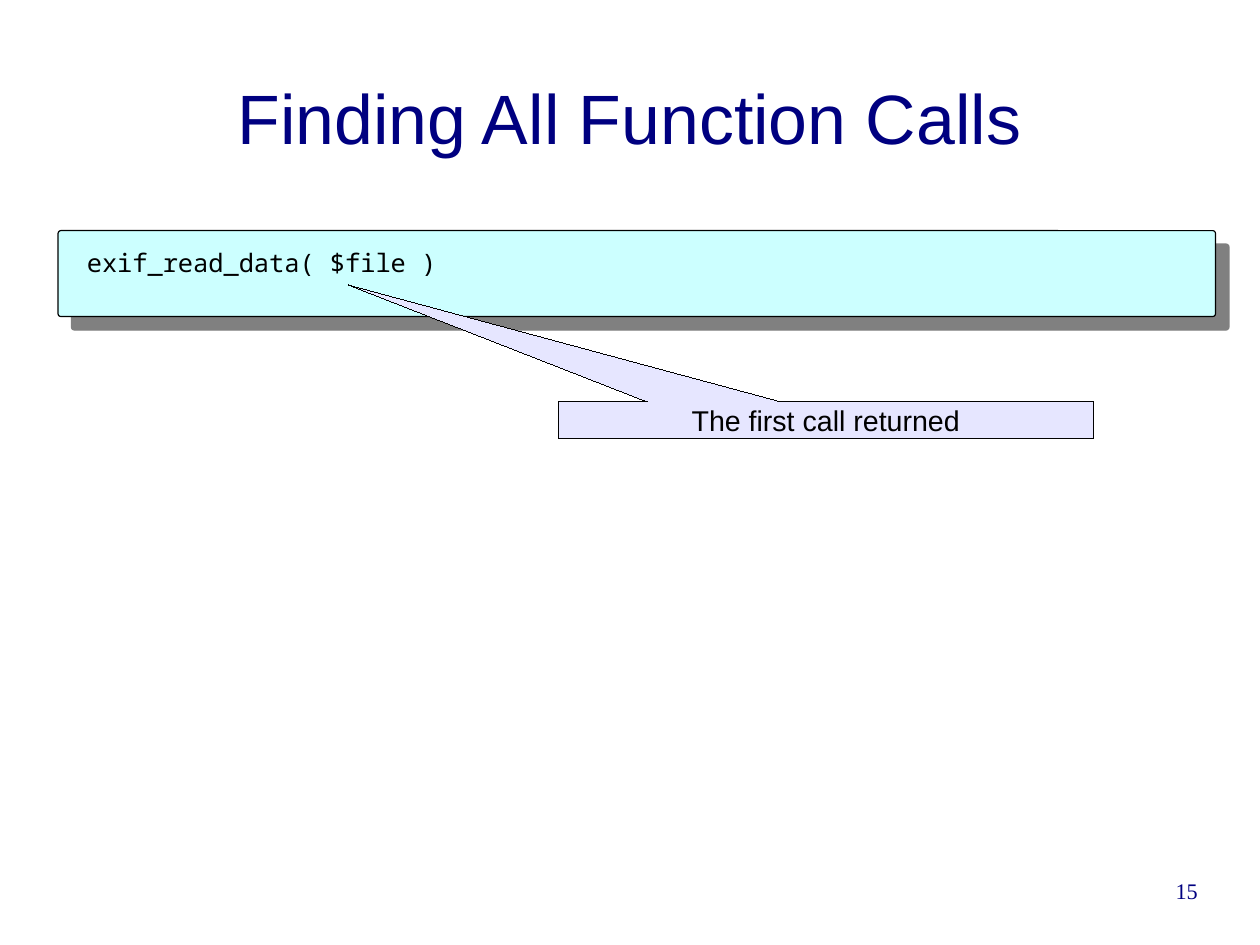
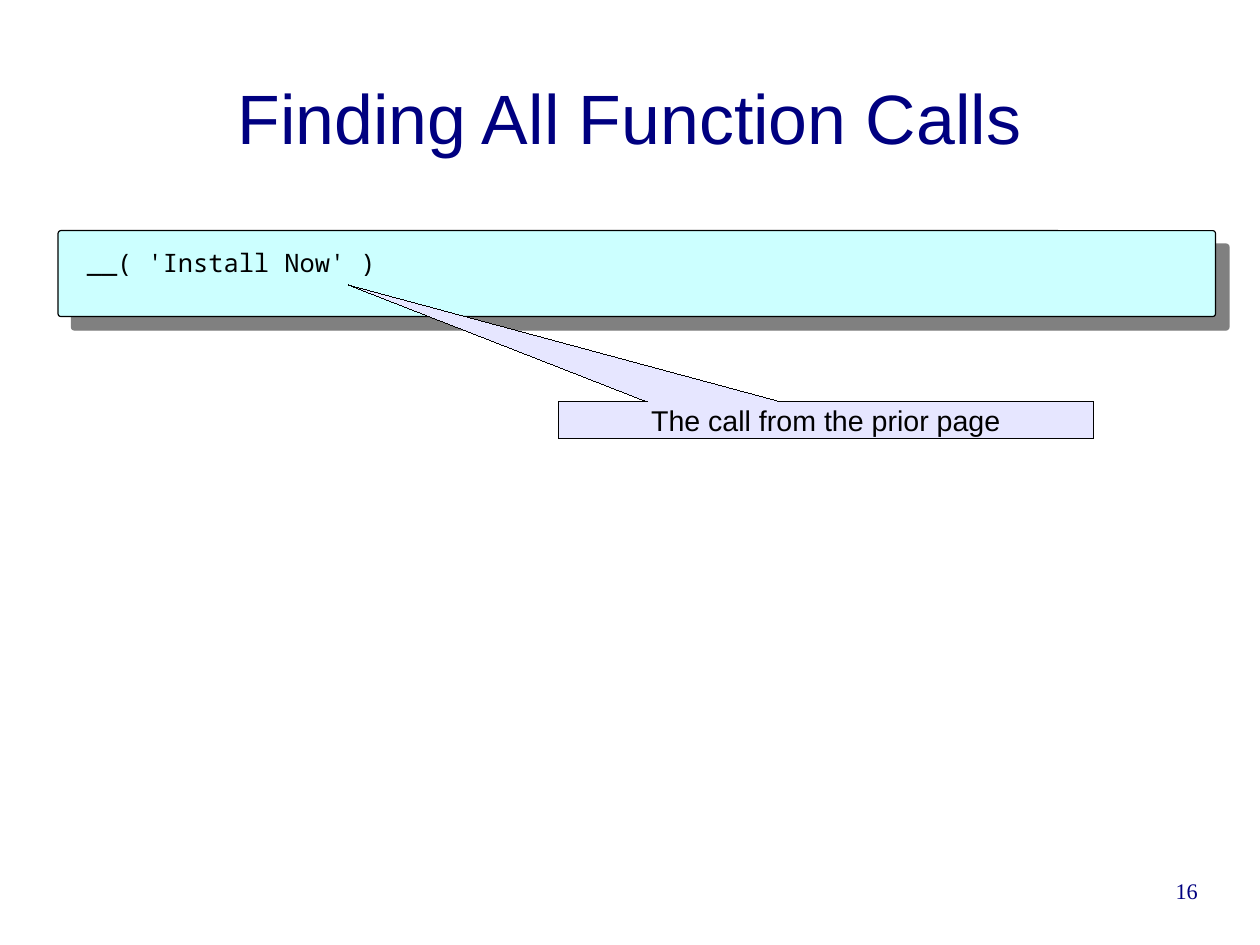
Before and after one commit to cwi-swat/rascal-course-pldi-2015, a slide deck: slide 16 of presentations/PHP-analysis.odp (slide 15 before the commit). Drawn at 1260x945 pixels with LibreOffice and Linux fonts; fonts in the diff are those of the drawing; background and template pictures are left out. Boxes give left, top, right and bottom in pixels: in the first picture for what was removed or moved away, otherwise in the second. Text is boxed around its words. In the diff, an @@ line names an element or a change of style, - is before the commit and + after.

```diff
--- a/presentations/PHP-analysis.odp
+++ b/presentations/PHP-analysis.odp
@@ text at (x1=148, y1=252, x2=345, y2=273): text changed @@
-exif_read_data( $file )
+__( 'Install Now' )
@@ text in speech box at (x1=651, y1=410, x2=1001, y2=437): text changed @@
-The first call returned
+The call from the prior page
@@ page number at (x1=1176, y1=884, x2=1198, y2=900): text changed @@
-15
+16
```
Also in this commit, not shown: 10 other slides changed, 2 slides added, 1 slide removed, 1 other file.
